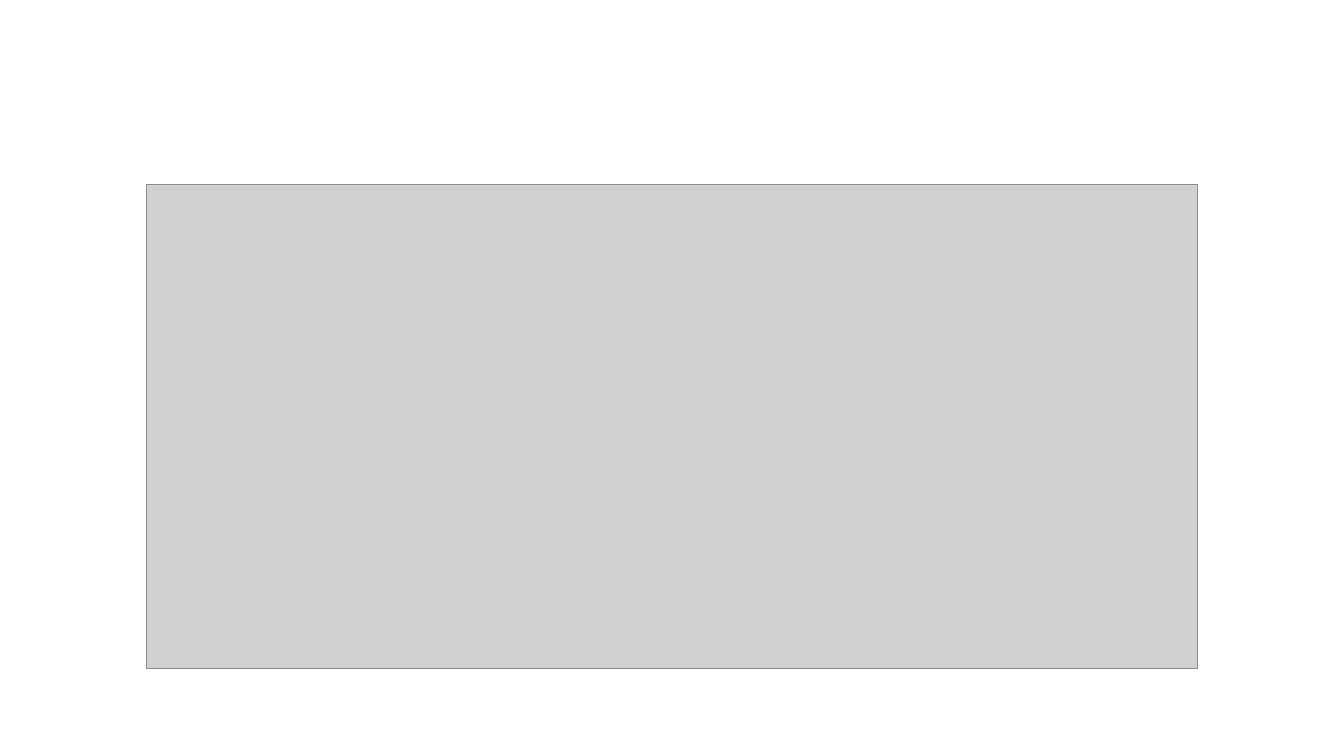
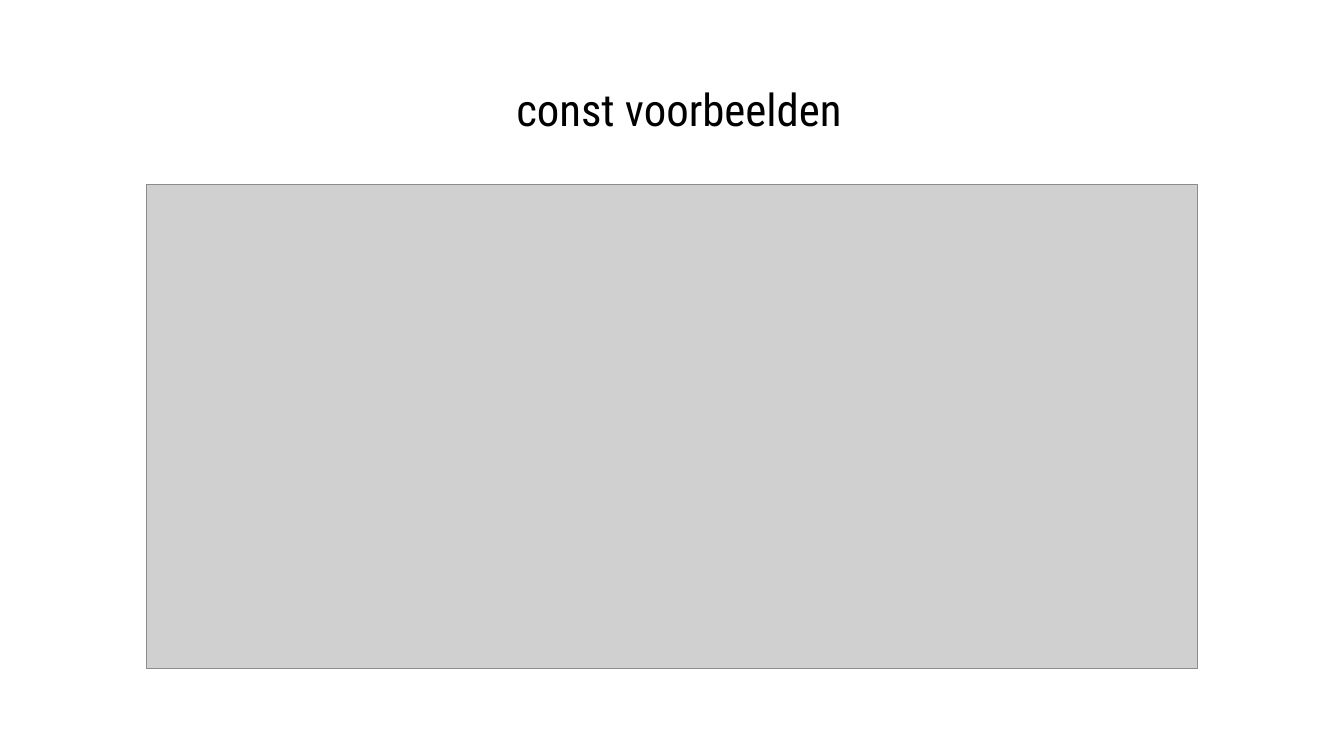
Before and after one commit to timdams/csharpbook, a slide deck: slide 16 of _SLIDES/2020/H2- De basiconcepten van cs/H2_4_Expressies en operatorn.pptx. Drawn at 1344x756 pixels with LibreOffice and Linux fonts; fonts in the diff are those of the drawing; grey boxes stand for pictures; background and template pictures are left out. Boxes give left, top, right and bottom in pixels: in the first picture for what was removed or moved away, otherwise in the second. Text is boxed around its words. In the diff, an @@ line names an element or a change of style, - is before the commit and + after.

```diff
--- a/_SLIDES/2020/H2- De basiconcepten van cs/H2_4_Expressies en operatorn.pptx
+++ b/_SLIDES/2020/H2- De basiconcepten van cs/H2_4_Expressies en operatorn.pptx
@@ title "const voorbeelden" at [516,92,842,127]: text colour #FFFFFF to #000000 @@
```
Also in this commit, not shown: 2 other files.
